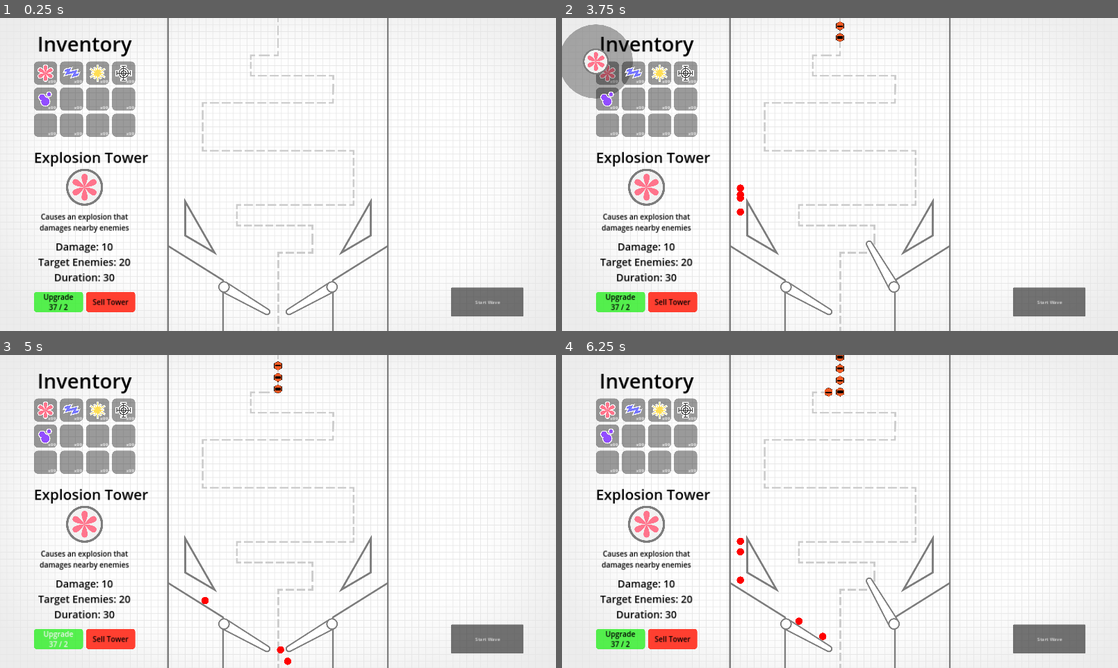
Above: before the commit, frames 1-4 (two rows, left to right).
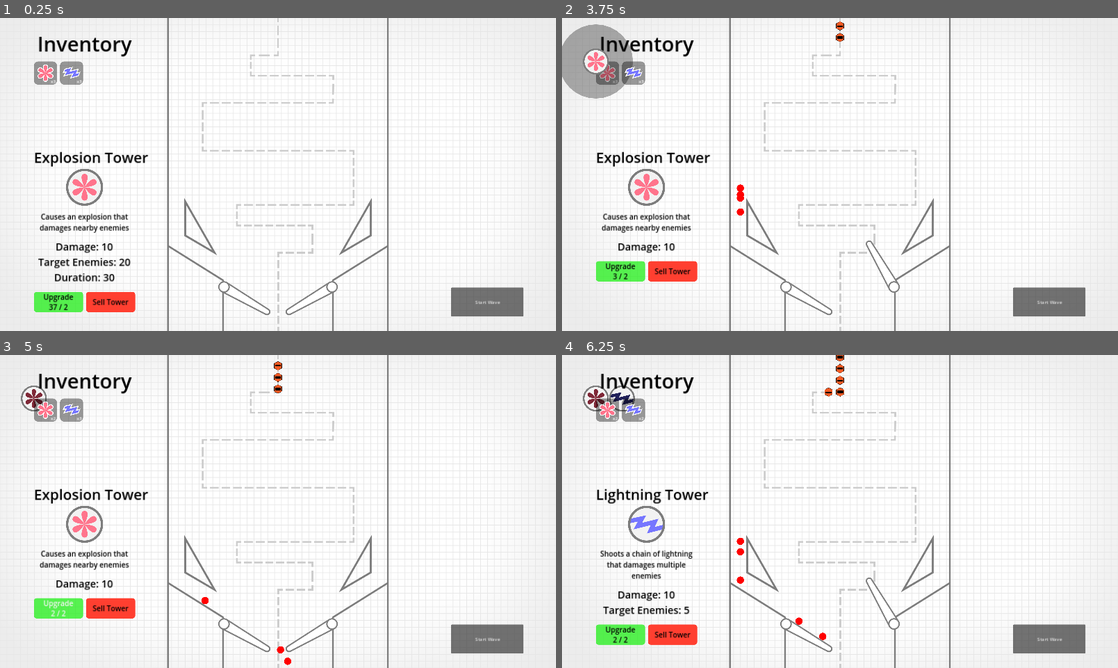
Above: after the commit, the same moments.

Repository: cxhuy/ptd
Game: Godot game, scene res://scenes/game.tscn
The game is run twice, just before and just after one commit, with the same random seed, the same clock (stepped at 60 frames per second) and the same inputs.
Inputs (mouse positions are in pixels of both pictures, inside the frame that each line leads up to):
- Up to frame 1 (0.25 s): no input
- Up to frame 2 (3.75 s): click "Upgrade 37 / 2" at 0.5 s; click "Sell Tower" at 1.25 s; click "Start Wave" at 2 s; click "Start Wave" at 2.75 s; tap Enter at 3.5 s; move the mouse to (606, 74) at 3.52 s; hold / (rightFlip) from 3.53 s (still down); hold Space (addBall) from 3.53 s (still down); click (606, 74) at 3.67 s
- Up to frame 3 (5 s): release / (rightFlip) at 4.25 s; release Space (addBall) at 4.25 s; click "Upgrade 37 / 2" (after the commit: "Upgrade 2 / 2") at 4.25 s
- Up to frame 4 (6.25 s): move the mouse to (634, 411) at 5.02 s; hold Z (leftFlip) 5.03-5.78 s; tap Space (addBall) at 5.1 s; click (634, 411) at 5.17 s; move the mouse to (662, 411) at 5.77 s; hold / (rightFlip) from 5.78 s (still down); hold Space (addBall) from 5.78 s (still down); click (662, 411) at 5.92 s

The runs differ from the first frame. In frame 1, 2.9% of the frame differs, in the area x 6-25%, y 13-38%; in frame 2, 5.3%; in frame 3, 5.4%; in frame 4, 6.1%, in the area x 3-27%, y 9-94%.
Error before the commit: Invalid access to property or key 'towerQuantity' on a base object of type 'Node2D (data.gd)'. (res://scripts/towerAdd.gd:10)

Commit message:
feat: update tower data ui when hover

Diff:
--- a/global/data.gd
+++ b/global/data.gd
@@ -1,7 +1,7 @@
 extends Node2D
 
 # Number of towers required for upgrading level
-const upgradeRequired: Array[int] = [0, 0, 2, 4, 10, 20, 50, 100, 200]
+const upgradeRequired: Array[int] = [0, 2, 4, 10, 20, 50, 100, 200]
 
 ## Number of towers in inventory
 #var towerQuantity: Array[int] = [3, 3, 0, 0, 0, 0, 0, 0, 0, 0, 0, 0]
--- a/scenes/ui.tscn
+++ b/scenes/ui.tscn
@@ -68,7 +68,7 @@
 horizontal_alignment = 1
 vertical_alignment = 1
 
-[node name="TowerStats" type="HFlowContainer" parent="Panel"]
+[node name="TowerData" type="HFlowContainer" parent="Panel"]
 layout_mode = 0
 offset_left = 117.0
 offset_top = 440.0
@@ -77,7 +77,7 @@
 theme_override_constants/h_separation = 0
 theme_override_constants/v_separation = 0
 
-[node name="TowerName" type="Label" parent="Panel/TowerStats"]
+[node name="TowerName" type="Label" parent="Panel/TowerData"]
 custom_minimum_size = Vector2(350, 80)
 layout_mode = 2
 theme_override_colors/font_color = Color(0, 0, 0, 1)
@@ -87,17 +87,17 @@
 horizontal_alignment = 1
 vertical_alignment = 1
 
-[node name="TowerImage" type="Panel" parent="Panel/TowerStats"]
+[node name="TowerImage" type="Panel" parent="Panel/TowerData"]
 custom_minimum_size = Vector2(350, 148)
 layout_mode = 2
 theme_override_styles/panel = SubResource("StyleBoxEmpty_r1ash")
 
-[node name="TowerSprite" type="Sprite2D" parent="Panel/TowerStats/TowerImage"]
+[node name="TowerSprite" type="Sprite2D" parent="Panel/TowerData/TowerImage"]
 position = Vector2(175, 64)
 scale = Vector2(0.5, 0.5)
 texture = ExtResource("2_nlksv")
 
-[node name="TowerDesc" type="Label" parent="Panel/TowerStats"]
+[node name="TowerDesc" type="Label" parent="Panel/TowerData"]
 custom_minimum_size = Vector2(350, 0)
 layout_mode = 2
 theme_override_colors/font_color = Color(0, 0, 0, 1)
@@ -107,11 +107,11 @@
 horizontal_alignment = 1
 autowrap_mode = 2
 
-[node name="Gap" type="Label" parent="Panel/TowerStats"]
+[node name="Gap" type="Label" parent="Panel/TowerData"]
 custom_minimum_size = Vector2(350, 20)
 layout_mode = 2
 
-[node name="TowerStats" type="Label" parent="Panel/TowerStats"]
+[node name="TowerStats" type="Label" parent="Panel/TowerData"]
 custom_minimum_size = Vector2(350, 0)
 layout_mode = 2
 theme_override_colors/font_color = Color(0, 0, 0, 1)
@@ -123,16 +123,16 @@
 horizontal_alignment = 1
 autowrap_mode = 2
 
-[node name="Gap2" type="Label" parent="Panel/TowerStats"]
+[node name="Gap2" type="Label" parent="Panel/TowerData"]
 custom_minimum_size = Vector2(350, 20)
 layout_mode = 2
 
-[node name="Buttons" type="VFlowContainer" parent="Panel/TowerStats"]
+[node name="Buttons" type="VFlowContainer" parent="Panel/TowerData"]
 custom_minimum_size = Vector2(350, 0)
 layout_mode = 2
 theme_override_constants/h_separation = 10
 
-[node name="UpgradeButton" type="Button" parent="Panel/TowerStats/Buttons"]
+[node name="UpgradeButton" type="Button" parent="Panel/TowerData/Buttons"]
 custom_minimum_size = Vector2(170, 70)
 layout_mode = 2
 focus_mode = 0
@@ -147,7 +147,7 @@
 text = "Upgrade
 37 / 2"
 
-[node name="DeleteButton" type="Button" parent="Panel/TowerStats/Buttons"]
+[node name="DeleteButton" type="Button" parent="Panel/TowerData/Buttons"]
 custom_minimum_size = Vector2(170, 70)
 layout_mode = 2
 focus_mode = 0
--- a/scripts/towerAdd.gd
+++ b/scripts/towerAdd.gd
@@ -7,11 +7,13 @@
 func _ready():
 	$TowerSprite.texture = \
 		load("res://sprites/towers/tower" + str(towerId) + "/tower" + str(towerId) + "_ui.png")
-	$TowerQuantity.text = "x" + str(Data.towerQuantity[towerId - 1])
+	$TowerQuantity.text = "x" + str(Data.towerData[towerId]["quantity"])
 
 
 func _on_gui_input(event):
 	var towerInstance
+
+	get_node("../../../").updateTowerData(towerId)
 
 	if event is InputEventMouseButton:
 		towerInstance = tower.instantiate()
@@ -26,9 +28,10 @@
 	elif event is InputEventMouseButton and event.button_mask == 0:
 		var dropPos: Vector2 = get_child(2).global_position
 		get_child(2).queue_free()
-		if Data.towerQuantity[towerId - 1] > 0:
+		if Data.towerData[towerId]["quantity"] > 0:
 			get_tree().get_root().get_node("Game").add_child(towerInstance)
 			towerInstance.set_global_position(dropPos)
 			towerInstance.get_node("AttackRange/AttackRangeVisual").hide()
-			Data.towerQuantity[towerId - 1] -= 1
-			$TowerQuantity.text = "x" + str(Data.towerQuantity[towerId - 1])
+			Data.towerData[towerId]["quantity"] -= 1
+			$TowerQuantity.text = "x" + str(Data.towerData[towerId]["quantity"] )
+			get_node("../../../").updateTowerData(towerId)
--- a/scripts/ui.gd
+++ b/scripts/ui.gd
@@ -4,9 +4,27 @@
 
 
 func _ready():
-	for i in range(12):
+	for i in range(2):
 		var towerAddInstance = towerAdd.instantiate()
 		var tower = load("res://scenes/tower/tower" + str(i + 1) + "/tower" + str(i + 1) + ".tscn")
 		towerAddInstance.tower = tower
 		towerAddInstance.towerId = i + 1
 		$Panel/Inventory.add_child(towerAddInstance)
+
+
+func updateTowerData(towerId: int):
+	var towerData: Dictionary =  Data.towerData[towerId]
+	$Panel/TowerData/TowerName.text = towerData["name"]
+	$Panel/TowerData/TowerImage/TowerSprite.texture = \
+		load("res://sprites/towers/tower" + str(towerId) + "/tower" + str(towerId) + "_on.svg")
+	$Panel/TowerData/TowerDesc.text = towerData["description"]
+	var towerStats: String
+	for stat in towerData["stats"]:
+		var statString: String
+		match stat:
+			"damage": statString = "Damage: "
+			"targetEnemies": statString = "Target Enemies: "
+		towerStats += statString + str(towerData["stats"][stat]) + "\n"
+	$Panel/TowerData/TowerStats.text = towerStats
+	$Panel/TowerData/Buttons/UpgradeButton.text = \
+		"Upgrade\n" + str(towerData["quantity"]) + " / " + str(Data.upgradeRequired[towerData["level"]])
